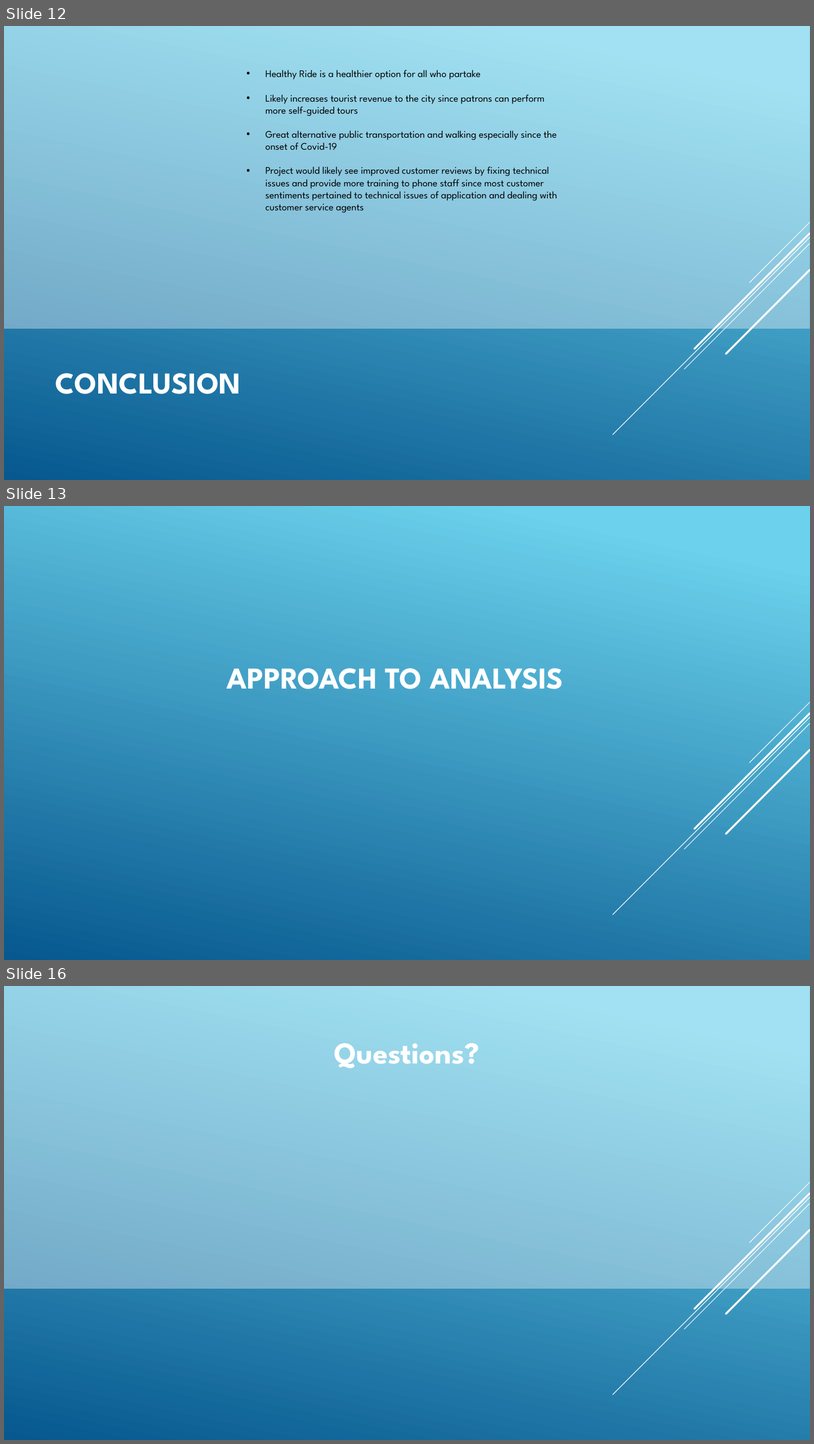
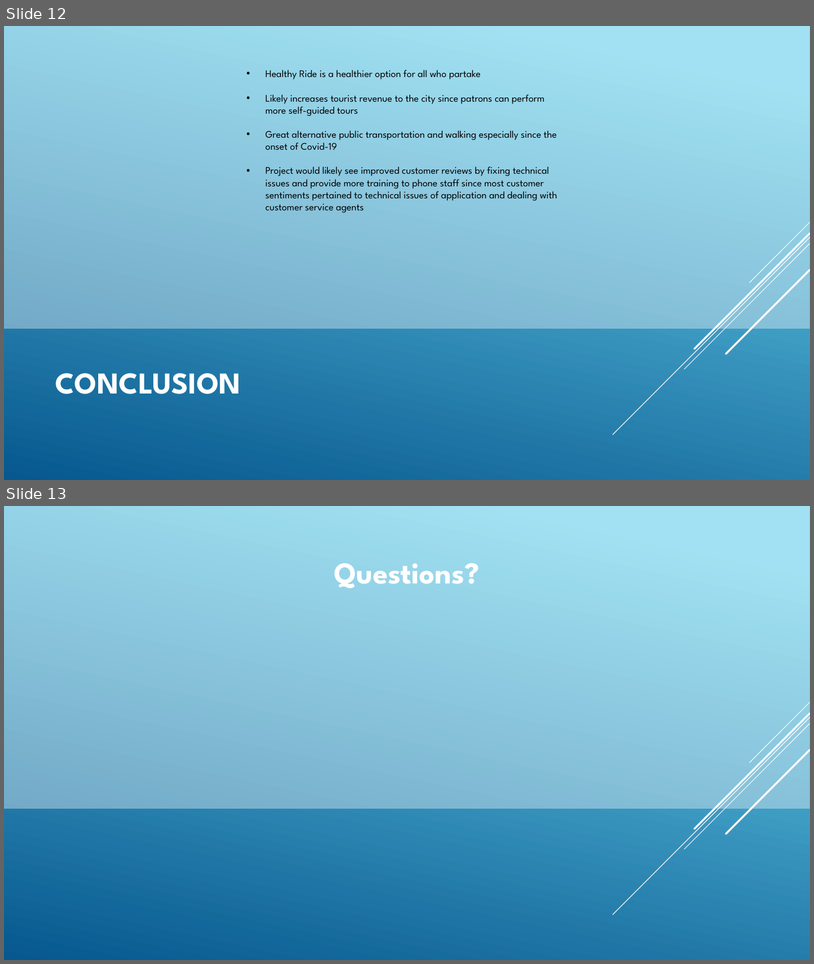
Before and after one commit to matth124/Projects, a slide deck: Pittsburgh Healthy Ride Analysis.pptx. Shown one above the other, each under a label of ours: slides 12, 13 and 16 before the commit, slides 12 and 13 after it; the slides between them are not shown. The pictures are 814x1444 and 814x964 pixels, drawn with LibreOffice and Linux fonts; fonts in the diff are those of the drawing. Boxes give left, top, right and bottom in pixels: in the first picture for what was removed or moved away, otherwise in the second. Text is boxed around its words. In the diff, an @@ line names an element or a change of style, - is before the commit and + after.

Commit message:
PowerPoint Analysis
PowerPoint Analysis illustrating my use of Python script for data cleansing, Power BI for visualization, DAX and Power Query for data manipulation

```diff
--- a/Pittsburgh Healthy Ride Analysis.pptx
+++ b/Pittsburgh Healthy Ride Analysis.pptx
@@ slide 13 removed at (4,506,810,960), background gradient #6ED2EB to #06588E @@
@@ title removed at (227,668,564,689) @@
-APPROACH TO ANALYSIS
@@ group removed at (613,702,810,915): 5 lines @@
@@ what was slide 16 is now slide 13 @@
```
Also in this commit, not shown: 2 slides changed, 2 other slides removed.
